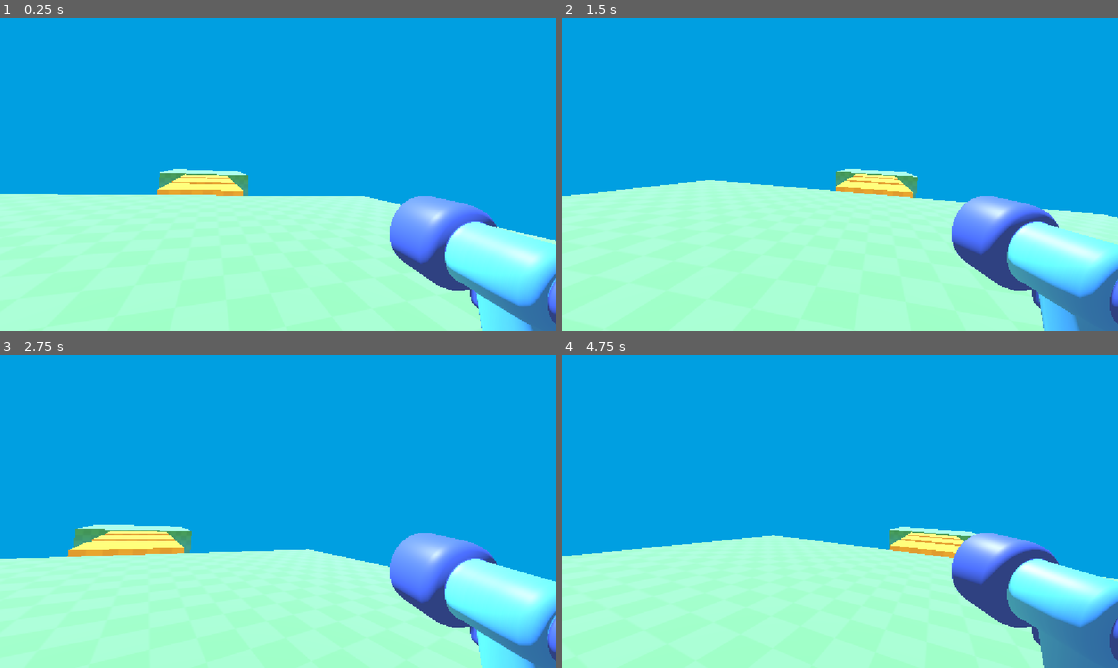
Above: before the commit, frames 1-4 (two rows, left to right).
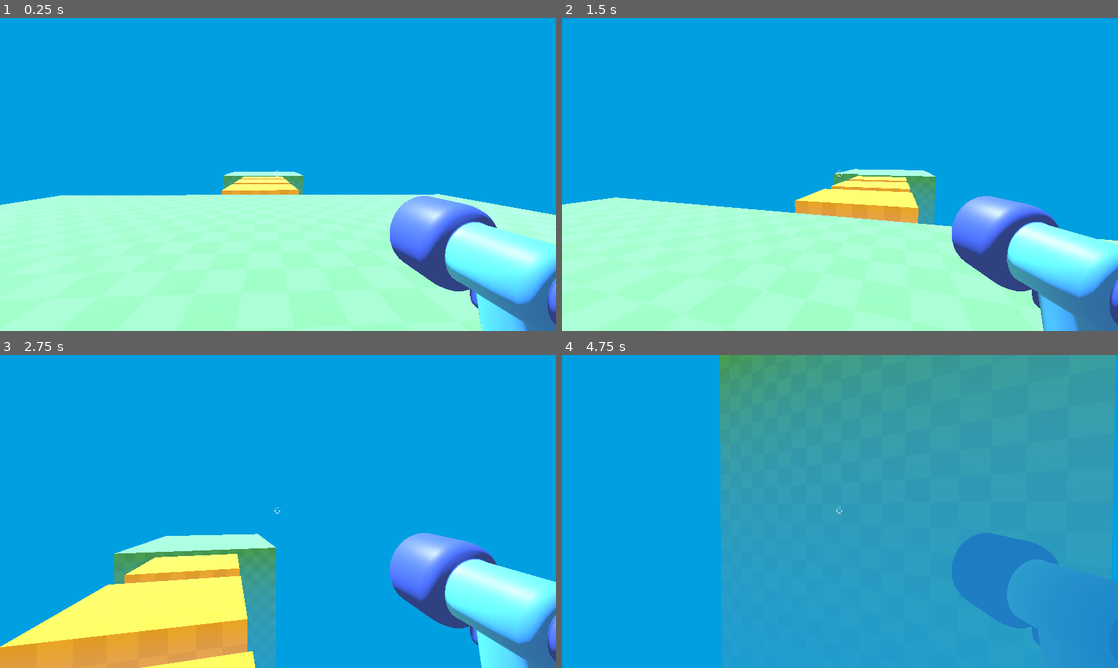
Above: after the commit, the same moments.

Repository: shiz1ee/3D-arena
Game: Godot game, scene res://level/temporary_level.tscn
Same seed, same stepped clock (60 frames per second), same inputs: the game is played once before the commit and once after it.
Inputs (mouse positions are in pixels of both pictures, inside the frame that each line leads up to):
- Up to frame 1 (0.25 s): no input
- Up to frame 2 (1.5 s): tap Enter at 0.5 s; move the mouse to (867, 174) at 0.52 s; hold W (move_forward) from 0.53 s (still down); tap Space (jump, bound only after the commit) at 0.6, 0.77, 1.07 s; move the mouse to (812, 174) at 1.27 s; tap Alt at 1.35 s
- Up to frame 3 (2.75 s): keep holding W (move_forward); tap Space (jump, bound only after the commit) at 1.52, 1.55, 1.82, 2.3 s; move the mouse to (289, 505) at 2.02 s; tap Shift at 2.1 s
- Up to frame 4 (4.75 s): keep holding W (move_forward); move the mouse to (834, 517) at 2.77 s; tap Space (jump, bound only after the commit) at 2.85, 3.02, 3.32, 3.77, 3.8, 4.07, 4.52, 4.55 s; move the mouse to (878, 514) at 3.52 s; tap Alt at 3.6 s; move the mouse to (795, 508) at 4.27 s; tap Shift at 4.35 s

The runs differ from the first frame. In frame 1, 4.3% of the frame differs, in the area x 0-100%, y 48-100%; in frame 2, 6.7%; in frame 3, 32%; in frame 4, 82%, in the area x 0-100%, y 0-100%.

Commit message:
added game level , rendering , player

Diff:
--- /dev/null
+++ b/game.tscn
@@ -0,0 +1,17 @@
+[gd_scene format=3 uid="uid://dbb7bok6i3ocr"]
+
+[ext_resource type="PackedScene" uid="uid://bsmy4lstu8bv2" path="res://player/player.tscn" id="1_80nbo"]
+
+[node name="Game" type="Node3D" unique_id=1894482551]
+
+[node name="CSGBox3D" type="CSGBox3D" parent="." unique_id=1261092989]
+transform = Transform3D(1, 0, 0, 0, 1, 0, 0, 0, 1, -0.54848623, -5.158642, -0.19470549)
+size = Vector3(10, 10, 10)
+
+[node name="Player" parent="." unique_id=1565603305 instance=ExtResource("1_80nbo")]
+transform = Transform3D(1, 0, 0, 0, 1, 0, 0, 0, 1, 1, 0, 2)
+
+[node name="DirectionalLight3D" type="DirectionalLight3D" parent="." unique_id=1009550096]
+transform = Transform3D(1, 0, 0, 0, 0.5, 0.8660253, 0, -0.8660253, 0.5, -9, 21, 23)
+
+[node name="WorldEnvironment" type="WorldEnvironment" parent="." unique_id=369901672]
--- a/level/temporary_level.tscn
+++ b/level/temporary_level.tscn
@@ -83,4 +83,4 @@
 material = SubResource("StandardMaterial3D_7l0sc")
 
 [node name="CharacterBody3D" parent="." unique_id=1565603305 instance=ExtResource("2_bc4qa")]
-transform = Transform3D(-0.9481442, 0.0531318, 0.31336826, 0.05282379, 0.9985589, -0.009479754, -0.31342027, 0.007565111, -0.9495844, -0.25519633, 0.5634726, -2.036665)
+transform = Transform3D(-0.9982786, 0.001292035, 0.058637153, 0.0010739304, 0.9999924, -0.0037510293, -0.058641545, -0.0036815929, -0.9982723, -0.25519633, 0.5810498, -2.036665)
--- a/player/player.gd
+++ b/player/player.gd
@@ -9,8 +9,8 @@
 
 func _unhandled_input(event):
 	if event is InputEventMouseMotion:
-		rotation_degrees.y -= event.relative.x * 0.5
-		%Camera3D.rotation_degrees.x -= event.relative.y * 0.5
+		rotation_degrees.y -= event.relative.x * 0.2
+		%Camera3D.rotation_degrees.x -= event.relative.y * 0.2
 		%Camera3D.rotation_degrees.x = clamp(
 			%Camera3D.rotation_degrees.x, -80.0, 80.0
 		)
@@ -21,3 +21,16 @@
 	var input_direction_2D = Input.get_vector(
 		 "move_left", "move_right","move_forward","move_back"
 	)
+	var input_direction_3D = Vector3(
+		input_direction_2D.x, 0.0, input_direction_2D.y
+	)
+	var direction = transform.basis * input_direction_3D
+
+	velocity.x = direction.x * SPEED
+	velocity.z = direction.z * SPEED
+
+	velocity.y -= 30.0 * delta
+	if Input.is_action_just_pressed("jump") and is_on_floor():
+		velocity.y = 8.0
+
+	move_and_slide()
--- a/player/player.tscn
+++ b/player/player.tscn
@@ -2,6 +2,7 @@
 
 [ext_resource type="PackedScene" uid="uid://6u23rlrn86d8" path="res://player/simple_gun/gun_model.glb" id="1_oul6g"]
 [ext_resource type="Script" uid="uid://b7f4ll54tymtw" path="res://player/player.gd" id="1_rkbax"]
+[ext_resource type="Texture2D" uid="uid://cq47mx3tdrwuf" path="res://player/reticle.png" id="3_g1dw6"]
 
 [sub_resource type="CapsuleShape3D" id="CapsuleShape3D_7n5fy"]
 
@@ -18,3 +19,19 @@
 
 [node name="gun_model" parent="Camera3D" unique_id=1251816271 instance=ExtResource("1_oul6g")]
 transform = Transform3D(-0.34067905, -0.011383478, -0.041357283, -0.0137864, 0.36306596, 0.028342688, 0.037881527, 0.029757626, -0.36162317, 0.4640749, -0.1980946, -0.45390126)
+
+[node name="Reticle" type="TextureRect" parent="." unique_id=1827027508]
+anchors_preset = 8
+anchor_left = 0.5
+anchor_top = 0.5
+anchor_right = 0.5
+anchor_bottom = 0.5
+offset_left = -12.458069
+offset_top = -12.650269
+offset_right = 6.8079224
+offset_bottom = 8.642975
+grow_horizontal = 2
+grow_vertical = 2
+scale = Vector2(0.95806473, 0.96980333)
+texture = ExtResource("3_g1dw6")
+expand_mode = 1
--- a/project.godot
+++ b/project.godot
@@ -17,8 +17,9 @@
 
 [display]
 
-window/stretch/mode="canvas_items"
-window/stretch/aspect="expand"
+window/size/viewport_width=1920
+window/size/viewport_height=1080
+window/stretch/mode="viewport"
 
 [editor_plugins]
 
@@ -56,6 +57,11 @@
 "events": [Object(InputEventMouseButton,"resource_local_to_scene":false,"resource_name":"","device":-1,"window_id":0,"a …(258 unchanged characters)…
 ]
 }
+jump={
+"deadzone": 0.2,
+"events": [Object(InputEventKey,"resource_local_to_scene":false,"resource_name":"","device":-1,"window_id":0,"alt_pressed":false,"shift_pressed":false,"ctrl_pressed":false,"meta_pressed":false,"pressed":false,"keycode":0,"physical_keycode":32,"key_label":0,"unicode":32,"location":0,"echo":false,"script":null)
+]
+}
 
 [physics]
 
